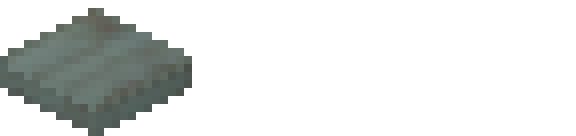
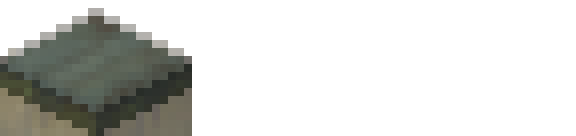
Layered file, before and after one edit (576x136). Changes by layer:
added layer "Pasted Layer" (hard light, 44%) above "scrappy.png copy" over [left=8, top=8, right=184, bottom=112]
added layer "scrappy.png copy" (hard light, 78%) above "ddeck.png" over [left=0, top=56, right=192, bottom=136]
"ddeck.png": blend darken → normal, painted on it over [left=0, top=8, right=192, bottom=136]
painted on "dtile.png copy" over [left=72, top=96, right=80, bottom=104]
